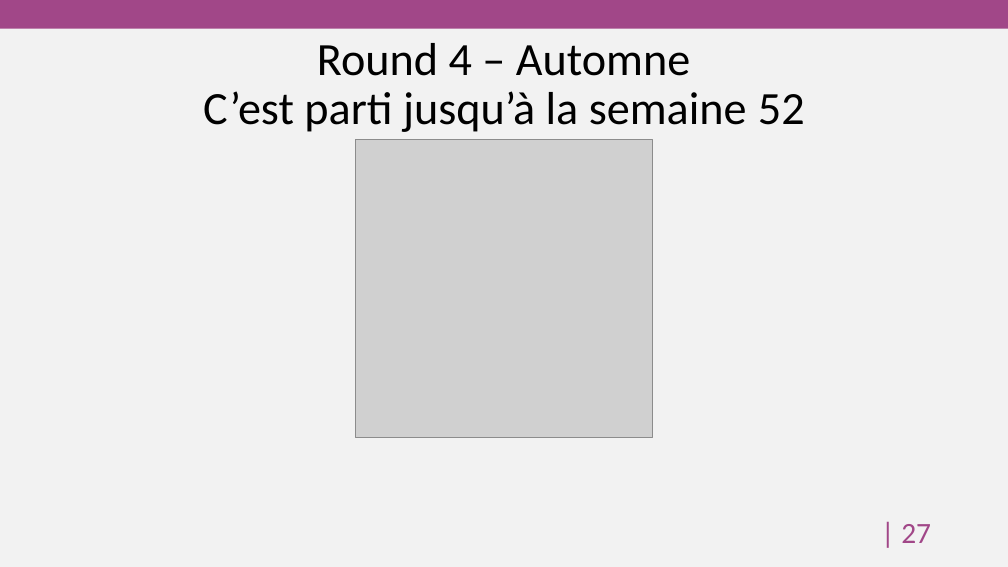
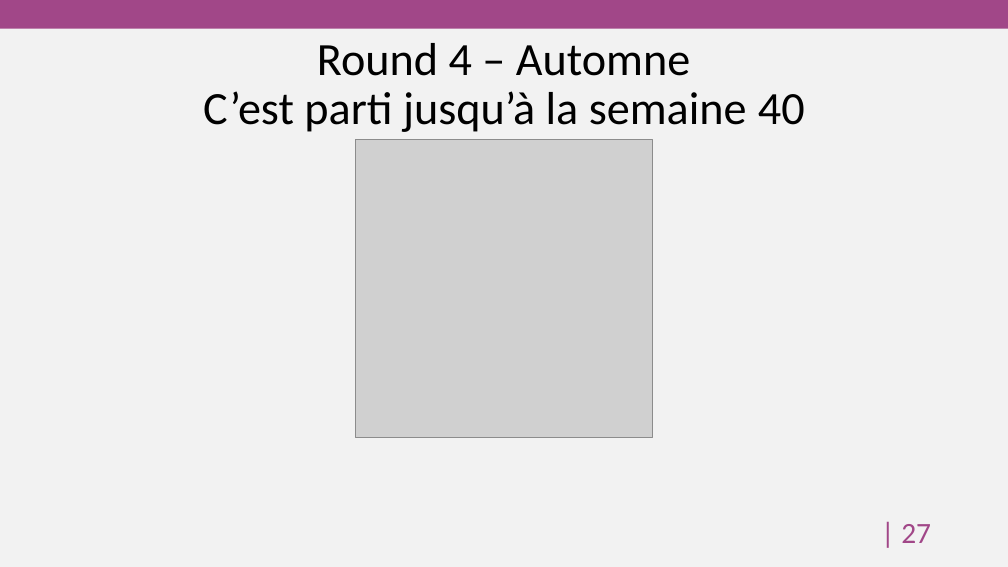
Before and after one commit to HEG-Arc/odoosim, a slide deck: slide 28 of BreweryAndCo.pptx. Drawn at 1008x567 pixels with LibreOffice and Linux fonts; fonts in the diff are those of the drawing; grey boxes stand for pictures; background and template pictures are left out. Boxes give left, top, right and bottom in pixels: in the first picture for what was removed or moved away, otherwise in the second. Text is boxed around its words. In the diff, an @@ line names an element or a change of style, - is before the commit and + after.

```diff
--- a/BreweryAndCo.pptx
+++ b/BreweryAndCo.pptx
@@ title at bbox=[203, 43, 805, 132]: text changed @@
-Round 4 – Automne
-C’est parti jusqu’à la semaine 52
+Round 4 – Automne
+C’est parti jusqu’à la semaine 40
```
Also in this commit, not shown: 10 other slides changed, 4 other files.
